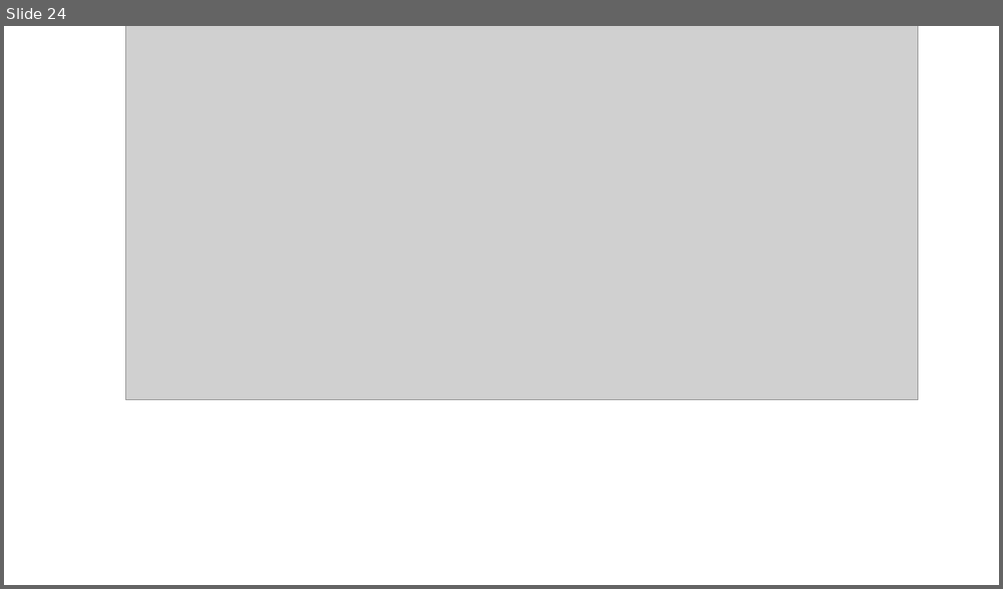
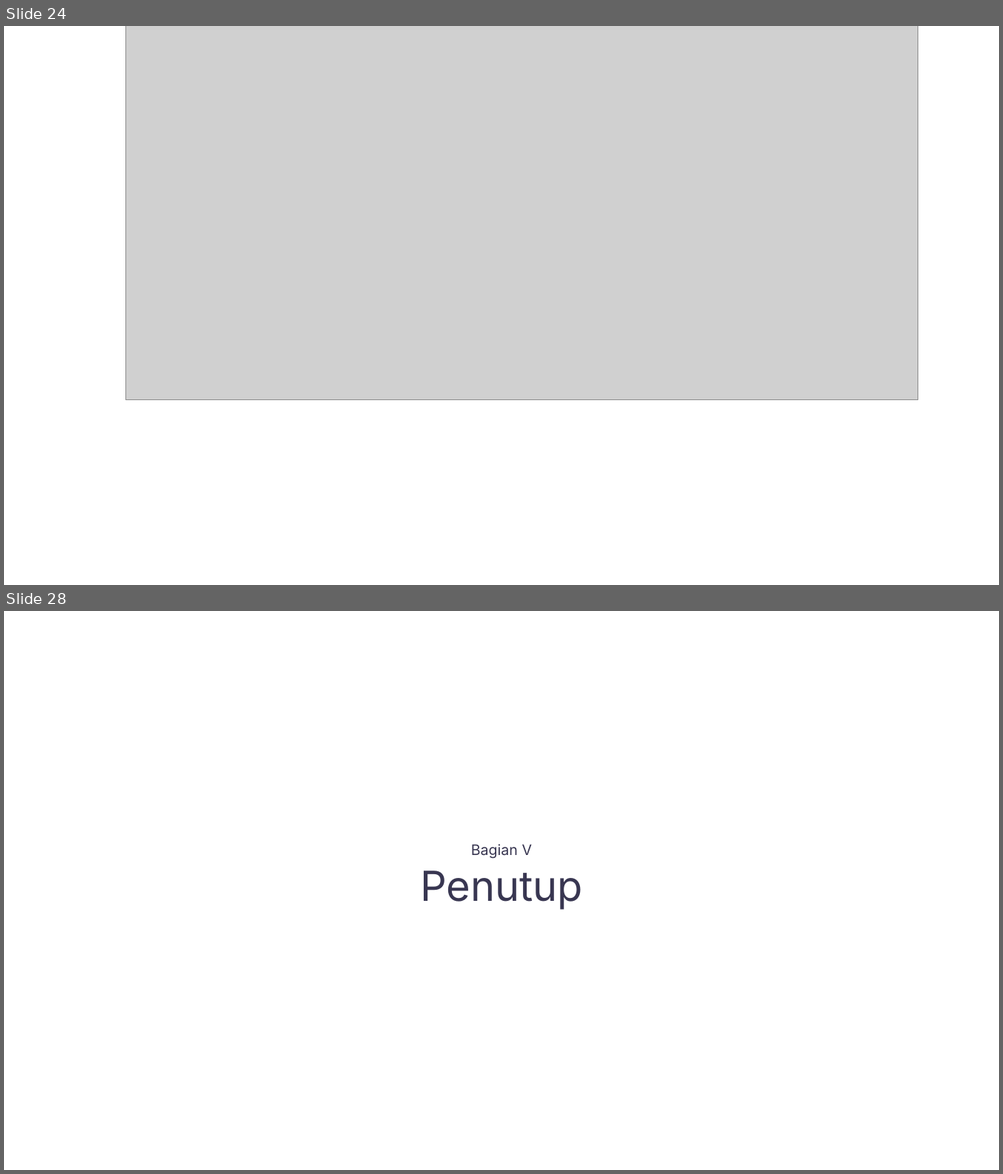
Before and after one commit to andrr64/KeuanganKu, a slide deck: assets/presentasi/presentasi.pptx. Shown one above the other, each under a label of ours: slide 24 before the commit, slides 24 and 28 after it; the slides between them are not shown. The pictures are 1003x589 and 1003x1174 pixels, drawn with LibreOffice and Linux fonts; fonts in the diff are those of the drawing; grey boxes stand for pictures. Boxes give left, top, right and bottom in pixels: in the first picture for what was removed or moved away, otherwise in the second. Text is boxed around its words. In the diff, an @@ line names an element or a change of style, - is before the commit and + after.

```diff
--- a/assets/presentasi/presentasi.pptx
+++ b/assets/presentasi/presentasi.pptx
@@ slide 28 added at (4,611,999,1170), background #FFFFFF @@
@@ text added at (471,844,532,859), 14 pt, text #383651 @@
+Bagian V
@@ text added at (420,871,583,910), 40 pt, text #383651 @@
+Penutup
```
Also in this commit, not shown: 2 slides changed, 4 other slides added.
